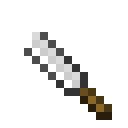
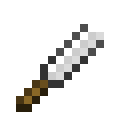
Layers edited between the first and the second 128 × 128 image:
painted on "screw" over <box>24,24,104,96</box>
painted on "Calque copié #1" over <box>16,80,112,120</box>
